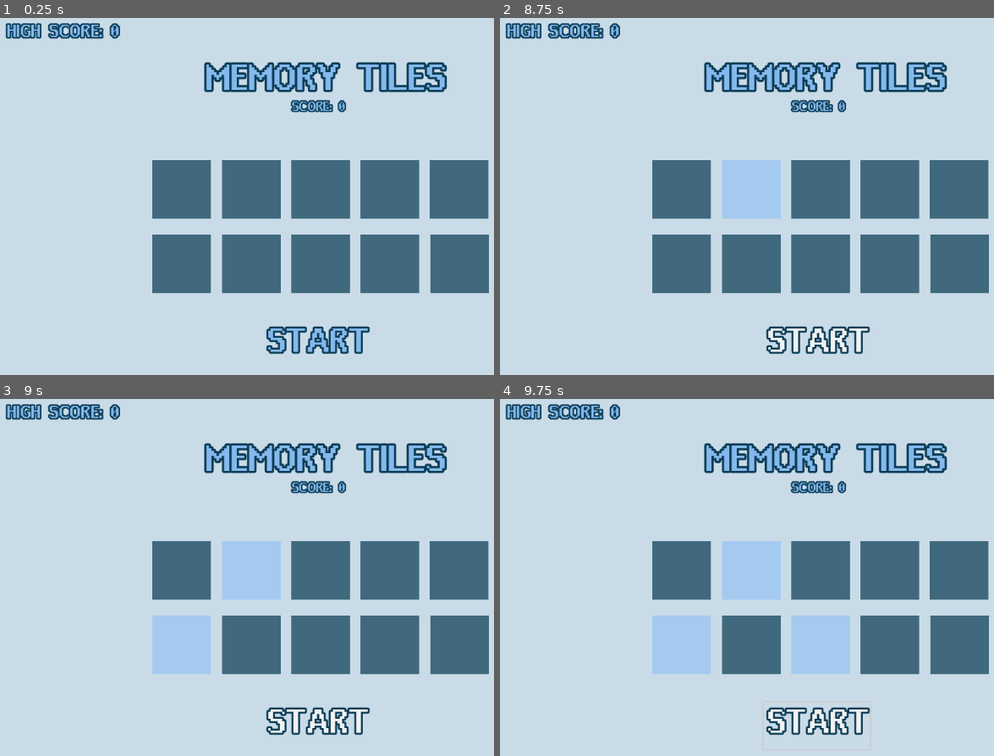
Above: before the commit, frames 1-4 (two rows, left to right).
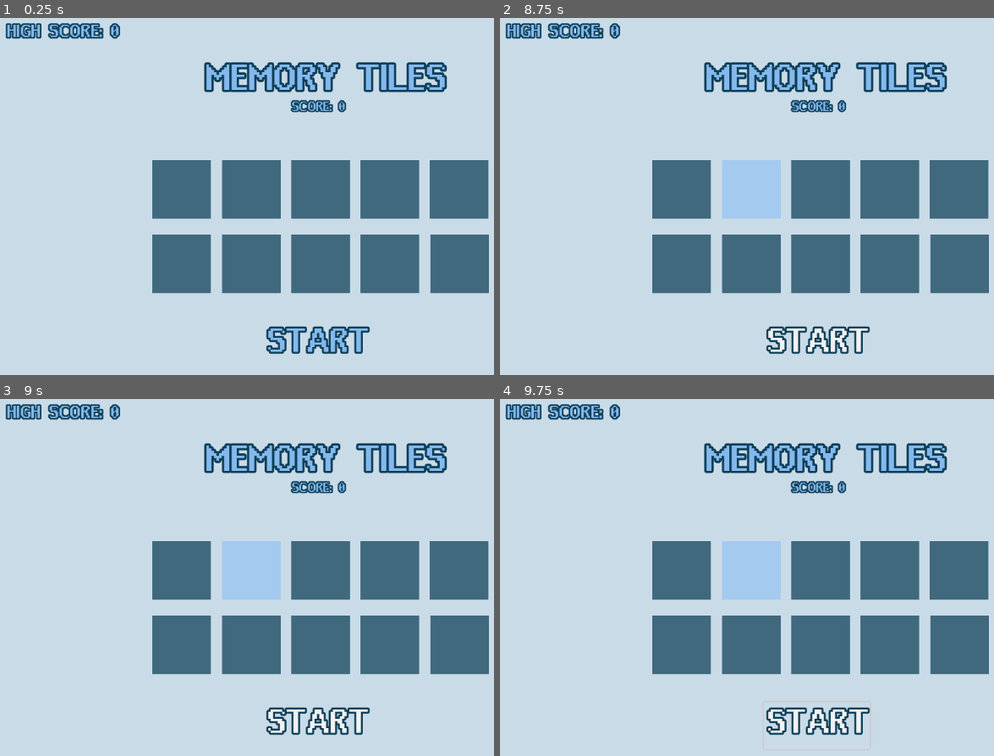
Above: after the commit, the same moments.

Repository: Crystal-153/tile-game
Game: Godot game, scene res://root.tscn
The game is run twice, just before and just after one commit, with the same random seed, the same clock (stepped at 60 frames per second) and the same inputs.
Inputs (mouse positions are in pixels of both pictures, inside the frame that each line leads up to):
- Up to frame 1 (0.25 s): no input
- Up to frame 2 (8.75 s): click (682, 189) at 0.5 s; click (751, 189) at 1.25 s; click (821, 189) at 2 s; click (890, 189) at 2.75 s; click (959, 189) at 3.5 s; click (682, 264) at 4.25 s; click (751, 264) at 5 s; click (821, 264) at 5.75 s; click (890, 264) at 6.5 s; click (959, 264) at 7.25 s; click "START" at 8 s
- Up to frame 3 (9 s): click "START" at 8.75 s
- Up to frame 4 (9.75 s): tap Enter at 9.5 s; hold Right from 9.53 s (still down); tap Alt at 9.6 s

Frames 1-2 are identical in both runs. In frame 3, 2.0% of the frame differs, in the area x 30-43%, y 60-78%; in frame 4, 3.9%, in the area x 30-71%, y 60-78%.

Commit message:
Did some of the game logic and redid t a couple of times as well

Diff:
--- a/main_game.gd
+++ b/main_game.gd
@@ -13,62 +13,32 @@
 var end=false
 var random=0
 @onready var buttonList=[button1,button2,button3,button4,button5,button6,button7,button8,button9,button10]
-
+var inputEnabled=false
 
 # Called when the node enters the scene tree for the first time.
 func _ready() -> void:
-	for i in buttonList:
-		i.modulate=Color(0.043, 0.239, 0.337, 0.85)
+	for i in range(buttonList.size()):
+		buttonList[i].pressed.connect(on_button_pressed.bind(i))
+		buttonList[i].modulate = Color(0.043, 0.239, 0.337, 0.85)
+
 
 
 
 var start=false
 func _on_start_button_pressed() -> void:
-	start = true
-	if start:
-		end=true
-		while end:
-			random= randi_range(0,9)
-			buttonList[random].modulate=Color(0.617, 0.781, 0.948, 1.0)
-			end=false
-		start=false
+	inputEnabled = false
+
+	random = randi_range(0, 9)
+	buttonList[random].modulate = Color(0.617, 0.781, 0.948, 1.0)
+	await get_tree().create_timer(0.8).timeout
+	buttonList[random].modulate = Color(0.043, 0.239, 0.337, 0.85)
+
+	inputEnabled = true
 
 
-func _on_button_1_pressed() -> void:
-	pass # Replace with function body.
-
-
-func _on_button_2_pressed() -> void:
-	pass # Replace with function body.
-
-
-func _on_button_3_pressed() -> void:
-	pass # Replace with function body.
-
-
-func _on_button_4_pressed() -> void:
-	pass # Replace with function body.
-
-
-func _on_button_5_pressed() -> void:
-	pass # Replace with function body.
-
-
-func _on_button_6_pressed() -> void:
-	pass # Replace with function body.
-
-
-func _on_button_7_pressed() -> void:
-	pass # Replace with function body.
-
-
-func _on_button_8_pressed() -> void:
-	pass # Replace with function body.
-
-
-func _on_button_9_pressed() -> void:
-	pass # Replace with function body.
-
-
-func _on_button_10_pressed() -> void:
-	pass # Replace with function body.
+func on_button_pressed(index: int) -> void:
+	if !inputEnabled:
+		return
+	if random!=index:
+		end=false
+		inputEnabled=false
--- a/main_game.tscn
+++ b/main_game.tscn
@@ -153,3 +153,13 @@
 texture_normal = ExtResource("4_6bm6p")
 
 [connection signal="pressed" from="startButton" to="." method="_on_start_button_pressed"]
+[connection signal="pressed" from="Control/button1" to="." method="_on_button_1_pressed"]
+[connection signal="pressed" from="Control/button2" to="." method="_on_button_2_pressed"]
+[connection signal="pressed" from="Control/button3" to="." method="_on_button_3_pressed"]
+[connection signal="pressed" from="Control/button4" to="." method="_on_button_4_pressed"]
+[connection signal="pressed" from="Control/button5" to="." method="_on_button_5_pressed"]
+[connection signal="pressed" from="Control/button6" to="." method="_on_button_6_pressed"]
+[connection signal="pressed" from="Control/button7" to="." method="_on_button_7_pressed"]
+[connection signal="pressed" from="Control/button8" to="." method="_on_button_8_pressed"]
+[connection signal="pressed" from="Control/button9" to="." method="_on_button_9_pressed"]
+[connection signal="pressed" from="Control/button10" to="." method="_on_button_10_pressed"]
